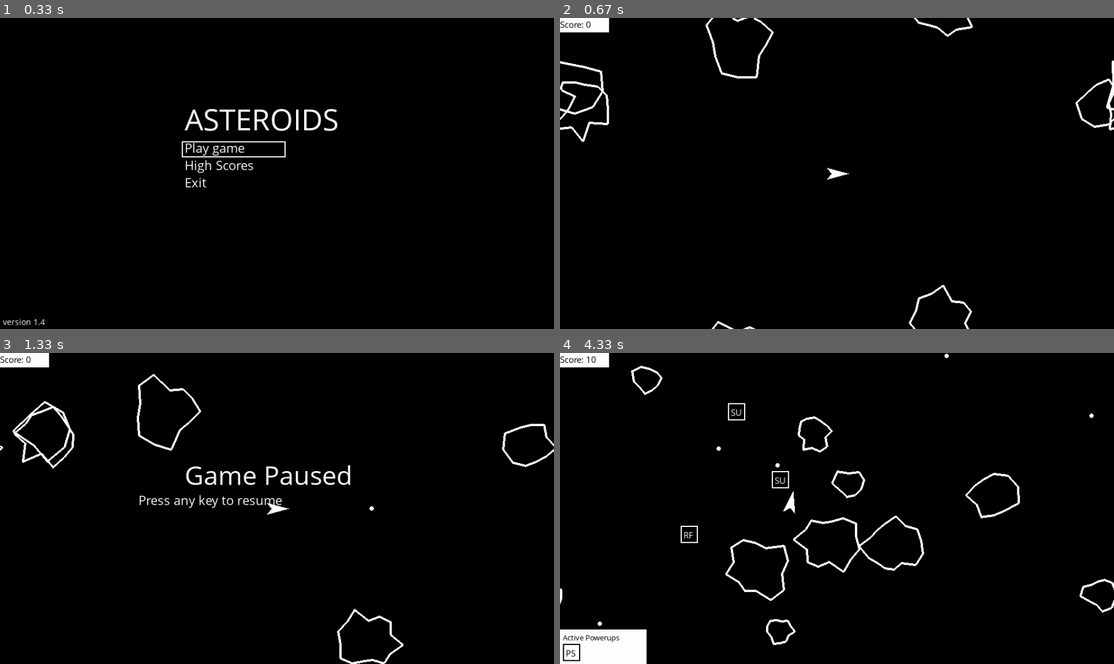
Above: before the commit, frames 1-4 (two rows, left to right).
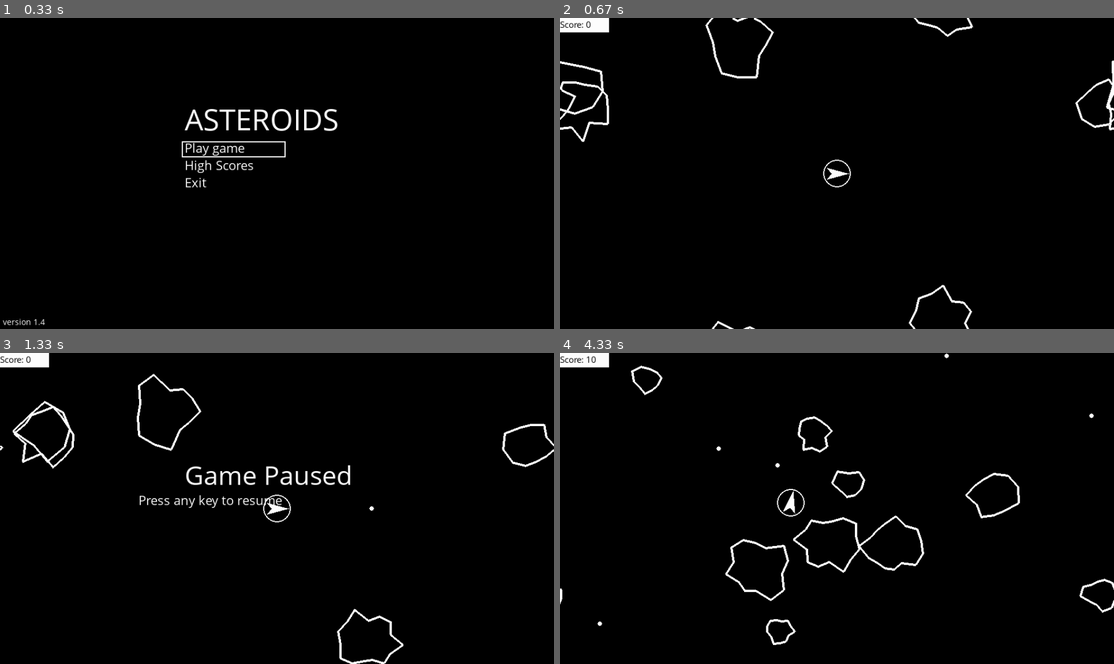
Above: after the commit, the same moments.

Repository: Razator73/asteroids
Game: pygame game, started from rungame.py
Two runs of this game, one before a commit and one after it. Both use one fixed random seed, a clock stepped at 60 frames per second and the inputs below.
Inputs:
- Up to frame 1 (0.33 s): no input
- Up to frame 2 (0.67 s): tap Enter at 0.33 s
- Up to frame 3 (1.33 s): tap Space at 0.67 s; tap Enter at 1 s
- Up to frame 4 (4.33 s): hold Up 1.33-1.8 s; tap Space at 1.4, 1.7, 1.95, 2.25, 2.45, 2.75, 3.02, 3.35, 3.65, 3.78, 4.18 s; hold Right 1.88-2.35 s; hold Left 2.38-2.92 s; hold Down 2.95-3.25 s; hold Left 3.28-3.68 s; hold Up 3.72-4.08 s; hold Right from 4.12 s (still down)

Frame 1 is identical in both runs. In frame 2, less than 0.1% of the frame differs, in the area x 47-53%, y 45-55%; in frame 3, less than 0.1%; in frame 4, 2.1%, in the area x 0-45%, y 16-100%.

Commit message:
Check for shield collision

Diff:
--- a/gameplay.py
+++ b/gameplay.py
@@ -154,7 +154,7 @@
         self.powerups = {'spread-shot':   {'active': False, 'life': 0},  # Spreadshot, time limit
                          'rapid-fire':    {'active': False, 'life': 0},  # Rapid Fire, time limit
                          'speed-up':      {'active': False, 'life': 0},  # Speed up, time limit
-                         'shield':        {'active': False, 'life': 0},  # Shield, till hit
+                         'shield':        {'active': True, 'life': 0},  # Shield, till hit
                          'piercing-shot': {'active': False, 'life': 0}}  # Piercing Shot, time limit
         self.sub_players = []
         self.sub = sub
@@ -368,6 +368,30 @@
                       int(rungame.WINDOWHEIGHT / 3) + 60)
     pygame.display.update()
     rungame.wait_for_player()
+
+
+def circle_point_collide(center, radius, point):
+    if math.hypot(center[0] - point[0], center[1] - point[1]) < radius:
+        return True
+    return False
+
+
+def circle_polygon_collide(center, radius, polygon_shape):
+    for i in range(len(polygon_shape) - 1):
+        point1 = polygon_shape[i]
+        point2 = polygon_shape[i + 1]
+        if circle_point_collide(center, radius, point1) or circle_point_collide(center, radius, point2):
+            return True
+        a = (point1[0] - point2[0]) ** 2 + (point1[1] - point2[1]) ** 2
+        b = 2 * ((point1[0] - point2[0]) * (point2[0] - center[0]) + (point1[1] - point2[1]) * (
+                    point2[1] - center[1]))
+        c = (point2[0] - center[0]) ** 2 + (point2[1] - center[1]) ** 2 - radius ** 2
+        if b ** 2 - 4 * a * c < 0:  # no need to find solutions if they are complex
+            return False
+        solutions = [(-b + math.sqrt(b ** 2 - 4 * a * c)) / (2 * a), (-b - math.sqrt(b ** 2 - 4 * a * c)) / (2 * a)]
+        if (0 <= solutions[0] <= 1) or (0 <= solutions[1] <= 1):  # check real solutions to see if one is in [0, 1]
+            return True
+    return True
 
 
 def playgame(game_surf, clock):
@@ -473,7 +497,7 @@
                 if remove_a:
                     asteroids.remove(a)
                     score += 6 - round(a.radius / 10)
-                    if random.uniform(0, 1) >= .50:  # TODO lower power up drop rate in production (0.95)
+                    if random.uniform(0, 1) >= .95:
                         powerups.append(Powerup(a.center, random.choice(list(powerup_dict.keys()))))
                     if a.radius > rungame.ASTEROIDMINSIZE * 2:
                         asteroids += add_asteroid(a)
@@ -498,11 +522,16 @@
         pygame.display.update()
 
         # check for player asteroid collisions
-        # TODO: use force field for collision if active
-        for a in asteroids:
-            if math.hypot(ship.center[0] - a.center[0],
-                          ship.center[1] - a.center[1]) < rungame.PLAYERSIZE + a.radius * 1.7:
-                if polygon_collide(a.shape(), ship.shape()):
+        for a in asteroids[:]:
+            check_proximity = math.hypot(ship.center[0] - a.center[0],
+                                         ship.center[1] - a.center[1]) < rungame.PLAYERSIZE + a.radius * 1.7
+            if check_proximity:
+                check_shield_collision = (ship.powerups['shield']['active'] and
+                                          circle_polygon_collide(ship.center, rungame.PLAYERSIZE + 4, a.shape()))
+                if check_shield_collision:
+                    asteroids.remove(a)
+                    ship.powerups['shield']['active'] = False
+                elif polygon_collide(a.shape(), ship.shape()) and not ship.powerups['shield']['active']:
                     gameover(game_surf)
                     return score
         # player collision with a power up
--- a/menus.py
+++ b/menus.py
@@ -48,8 +48,6 @@
                     return options[choice]
 
         clock.tick(rungame.FPS)
-
-    # TODO: add selecting the options with mouse cursor
 
 
 def high_scores(surf, clock, new_score=None):
--- a/pygame_textinput.py
+++ b/pygame_textinput.py
@@ -72,7 +72,7 @@
                 if not event.key in self.keyrepeat_counters:
                     self.keyrepeat_counters[event.key] = [0, event.unicode]
 
-                if event.key == pl.K_BACKSPACE: # FIXME: Delete at beginning of line?
+                if event.key == pl.K_BACKSPACE:
                     self.input_string = self.input_string[:max(self.cursor_position - 1, 0)] + \
                                         self.input_string[self.cursor_position:]
 
